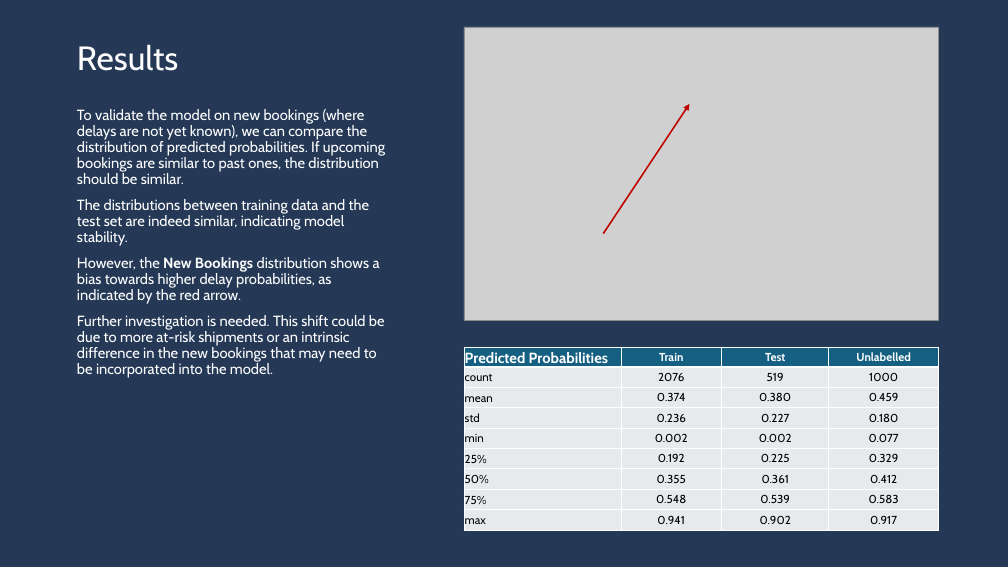
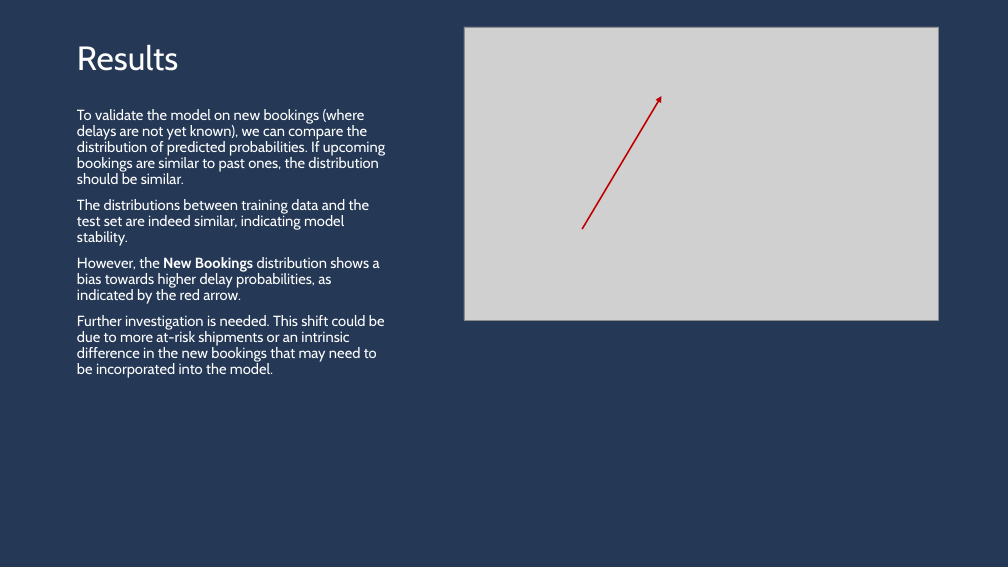
Before and after one commit to neils1984/digihaul, a slide deck: slide 6 of presentation/Delivery Delay Prediction.pptx. Drawn at 1008x567 pixels with LibreOffice and Linux fonts; fonts in the diff are those of the drawing; grey boxes stand for pictures. Boxes give left, top, right and bottom in pixels: in the first picture for what was removed or moved away, otherwise in the second. Text is boxed around its words. In the diff, an @@ line names an element or a change of style, - is before the commit and + after.

```diff
--- a/presentation/Delivery Delay Prediction.pptx
+++ b/presentation/Delivery Delay Prediction.pptx
@@ arrow moved from (603, 234) - (690, 104) to (582, 229) - (662, 96) @@
@@ table removed at (464,347,939,528), 9 rows, 4 columns @@
-Predicted Probabilities | Train | Test | Unlabelled
-count | 2076 | 519 | 1000
-mean | 0.374 | 0.380 | 0.459
-std | 0.236 | 0.227 | 0.180
-min | 0.002 | 0.002 | 0.077
-25% | 0.192 | 0.225 | 0.329
-50% | 0.355 | 0.361 | 0.412
-75% | 0.548 | 0.539 | 0.583
-max | 0.941 | 0.902 | 0.917
```
Also in this commit, not shown: 3 other slides changed, 9 other files.
